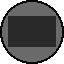
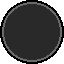
Before/after of a (64, 64) layered artwork. What changed in the layer stack:
renamed "compass" to "compassBack", painted on it over [4, 4, 60, 60]
